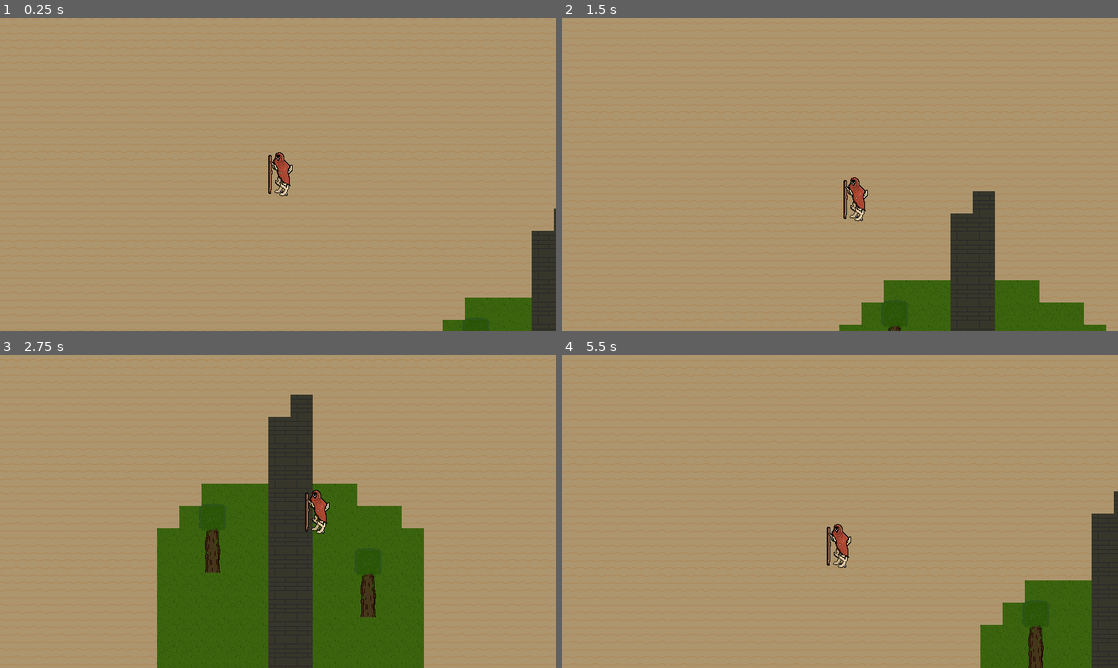
Above: before the commit, frames 1-4 (two rows, left to right).
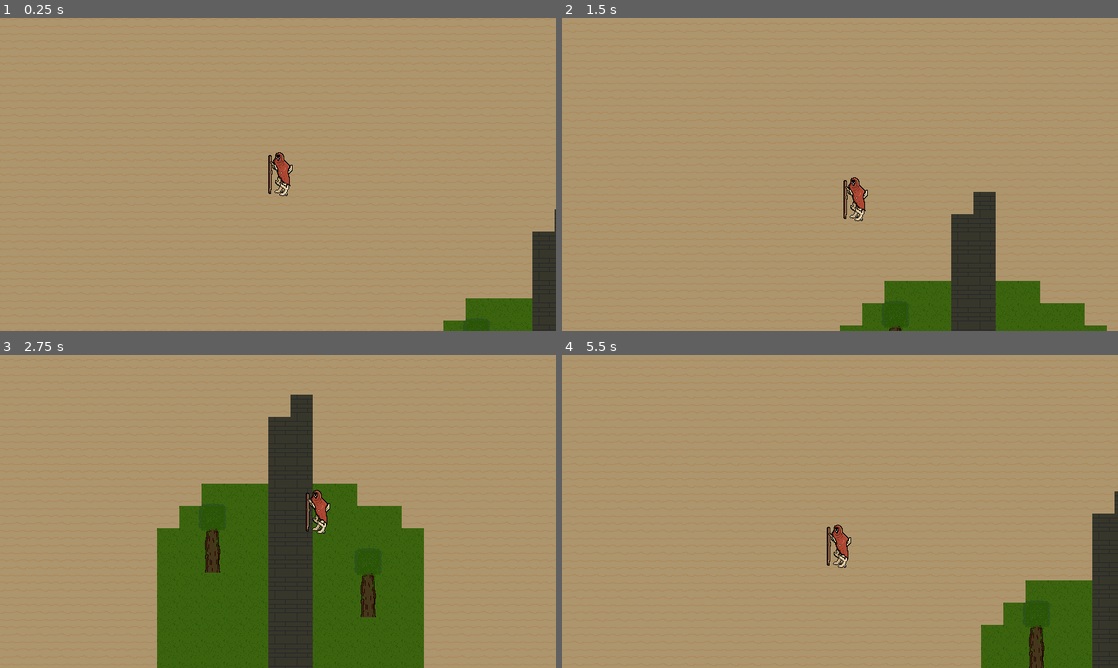
Above: after the commit, the same moments.

Repository: bean-jam/bean-jam-game-02
Game: Godot game, scene res://scenes/test_environment.tscn
Same seed, same stepped clock (60 frames per second), same inputs: the game is played once before the commit and once after it. The project has no main scene, so this scene is started directly.
Inputs:
- Up to frame 1 (0.25 s): no input
- Up to frame 2 (1.5 s): tap Enter at 0.5 s; hold D (move_right) 0.53-1.28 s; hold S (move_down) from 1.28 s (still down)
- Up to frame 3 (2.75 s): release S (move_down) at 2.03 s; hold D (move_right) from 2.03 s (still down)
- Up to frame 4 (5.5 s): release D (move_right) at 2.78 s; hold W (move_up) 2.78-3.53 s; hold A (move_left) 3.53-5.03 s; hold S (move_down) from 5.03 s (still down)

The runs differ from the first frame. In frame 1, 0.1% of the frame differs, in the area x 79-100%, y 60-100%; in frame 2, 0.3%; in frame 3, 0.3%; in frame 4, 0.3%, in the area x 48-100%, y 43-100%.

Commit message:
added idle animation

Diff:
--- a/scenes/player.tscn
+++ b/scenes/player.tscn
@@ -112,8 +112,13 @@
 "texture": SubResource("AtlasTexture_qfm1y")
 }],
 "loop": true,
-"name": &"default",
-"speed": 15.0
+"name": &"idle",
+"speed": 10.0
+}, {
+"frames": [],
+"loop": true,
+"name": &"new_animation",
+"speed": 5.0
 }]
 
 [sub_resource type="CircleShape2D" id="CircleShape2D_g2els"]
@@ -125,7 +130,9 @@
 
 [node name="AnimatedSprite2D" type="AnimatedSprite2D" parent="."]
 sprite_frames = SubResource("SpriteFrames_fulsm")
-frame_progress = 0.7667361
+animation = &"idle"
+autoplay = "idle"
+frame_progress = 0.76362175
 
 [node name="CollisionShape2D" type="CollisionShape2D" parent="."]
 position = Vector2(-1, 1)
--- a/scenes/test_environment.tscn
+++ b/scenes/test_environment.tscn
@@ -6,6 +6,7 @@
 [node name="TestEnvironment" type="Node2D"]
 
 [node name="Player" parent="." instance=ExtResource("1_uhjjb")]
+position = Vector2(-1, -1)
 
 [node name="Camera2D" type="Camera2D" parent="Player"]
 position = Vector2(-1, 0)
--- a/scripts/player.gd
+++ b/scripts/player.gd
@@ -14,5 +14,6 @@
 	# Multiply that vector by the speed you want to move
 	velocity = input_vector * SPEED
 
+
 	# Move and slide multiplies by delta internally
 	move_and_slide()
